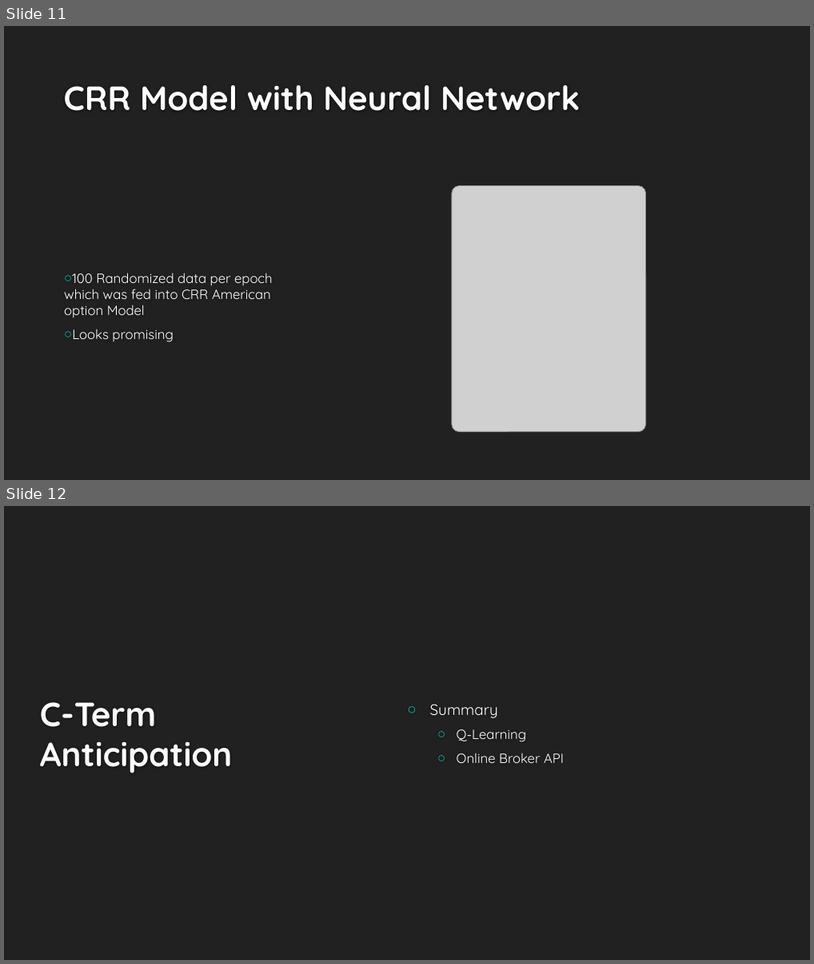
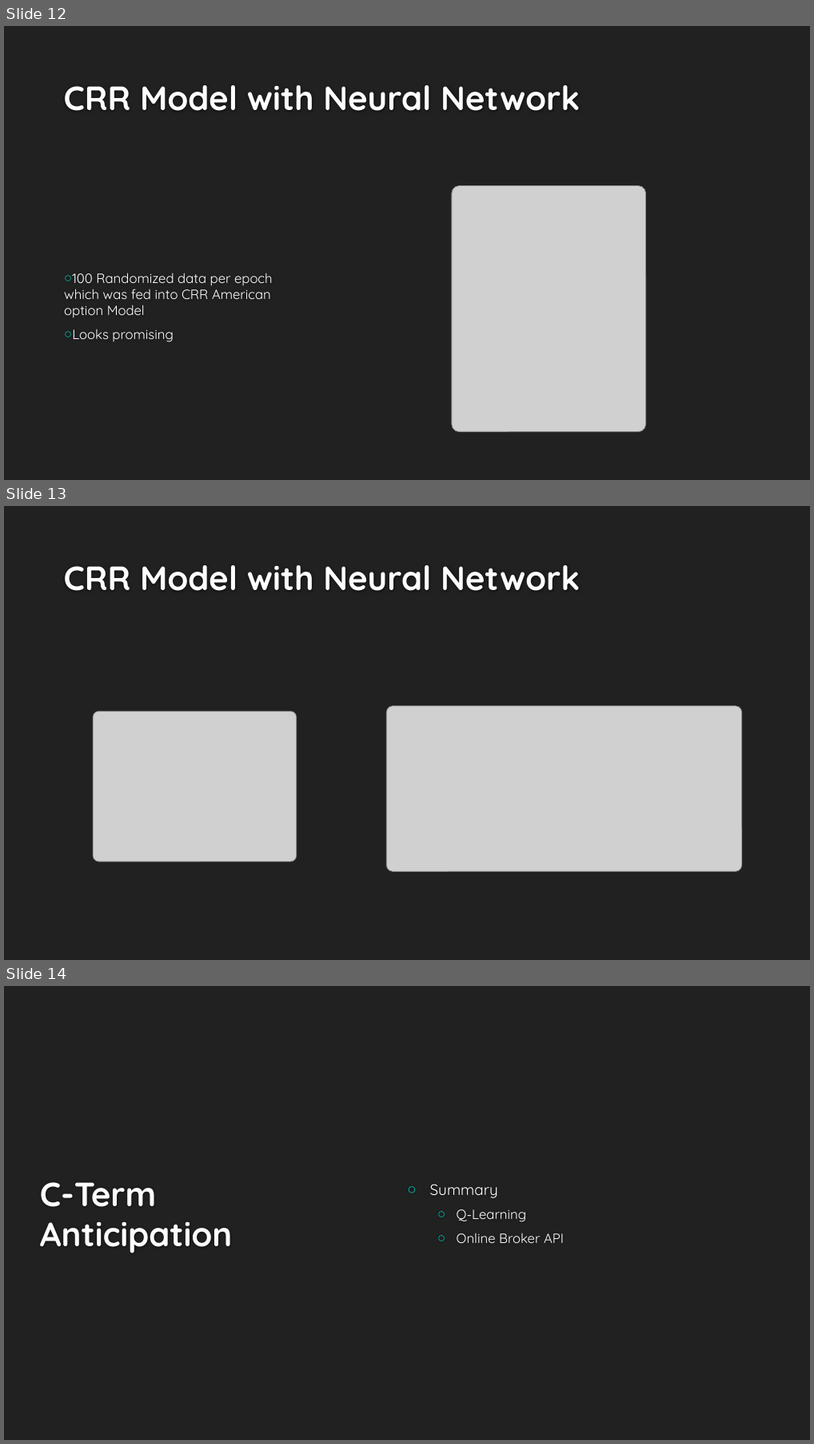
Before and after one commit to songqsh/MQP2019, a slide deck: Pavee/Midterm Progress Report.pptx. Shown one above the other, each under a label of ours: slides 11 and 12 before the commit, slides 12, 13 and 14 after it. The pictures are 814x964 and 814x1444 pixels, drawn with LibreOffice and Linux fonts; fonts in the diff are those of the drawing; grey boxes stand for pictures; background and template pictures are left out. Boxes give left, top, right and bottom in pixels: in the first picture for what was removed or moved away, otherwise in the second. Text is boxed around its words. In the diff, an @@ line names an element or a change of style, - is before the commit and + after.

```diff
--- a/Pavee/Midterm Progress Report.pptx
+++ b/Pavee/Midterm Progress Report.pptx
@@ slide 13 added at (4, 506, 810, 960), background #212121 @@
@@ title added at (64, 565, 580, 591), 40 pt, text #FEFEFE, bold @@
+CRR Model with Neural Network
@@ picture added at (93, 711, 297, 861) @@
@@ picture added at (387, 706, 742, 871) @@
@@ what was slide 11 is now slide 12 @@
@@ what was slide 12 is now slide 14 @@
```
Also in this commit, not shown: 2 slides changed, 1 other slide added.
